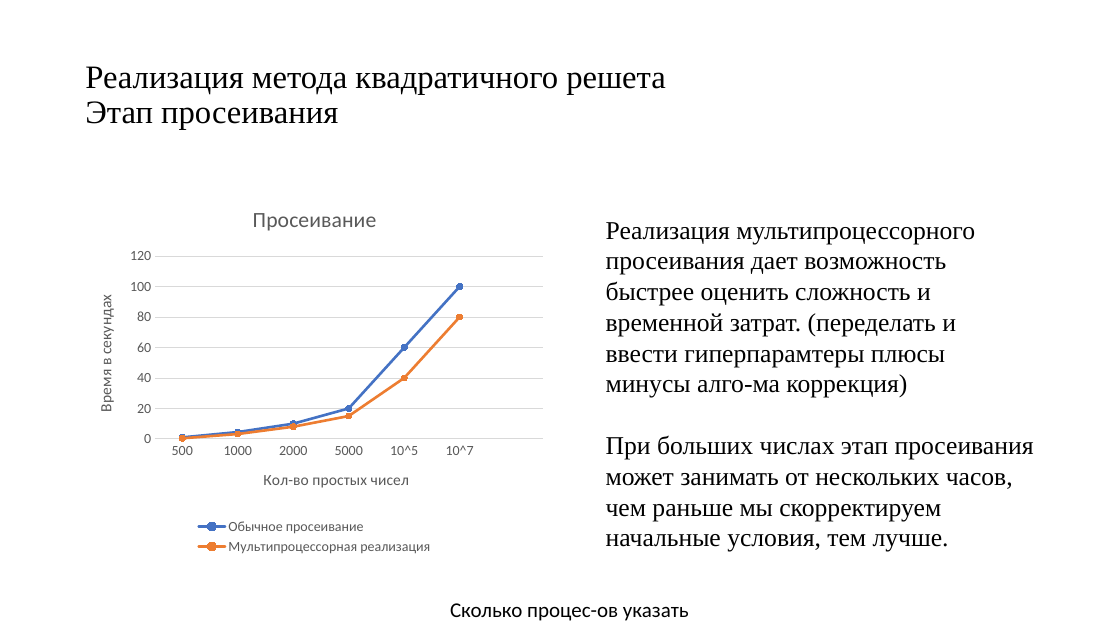
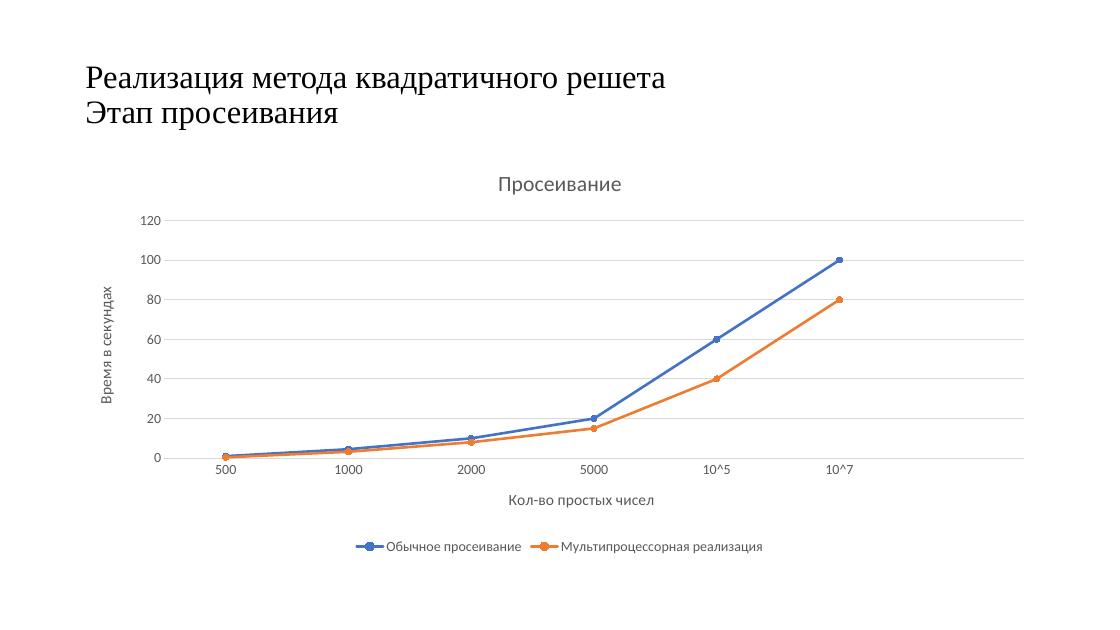
Before and after one commit to pagamov/VKR, a slide deck: slide 9 of Гамов Павел Чтения.pptx (slide 5 before the commit). Drawn at 1120x630 pixels with LibreOffice and Linux fonts; fonts in the diff are those of the drawing. Boxes give left, top, right and bottom in pixels: in the first picture for what was removed or moved away, otherwise in the second. Text is boxed around its words. In the diff, an @@ line names an element or a change of style, - is before the commit and + after.

```diff
--- a/Гамов Павел Чтения.pptx
+++ b/Гамов Павел Чтения.pptx
@@ line chart: place and size @@
-line chart at (77, 188, 553, 558)
+line chart at (77, 151, 1044, 558)
@@ text removed at (606, 222, 1034, 552) @@
-Реализация мультипроцессорного просеивания дает возможность быстрее оценить сложность и временной затрат. (переделать и ввести гиперпарамтеры плюсы минусы алго-ма коррекция)
-При больших числах этап просеивания может занимать от нескольких часов, чем раньше мы скорректируем начальные условия, тем лучше.
@@ text removed at (450, 603, 689, 621) @@
-Сколько процес-ов указать
```
Also in this commit, not shown: 5 other slides changed, 7 slides added, 1 slide removed, 1 other file.
